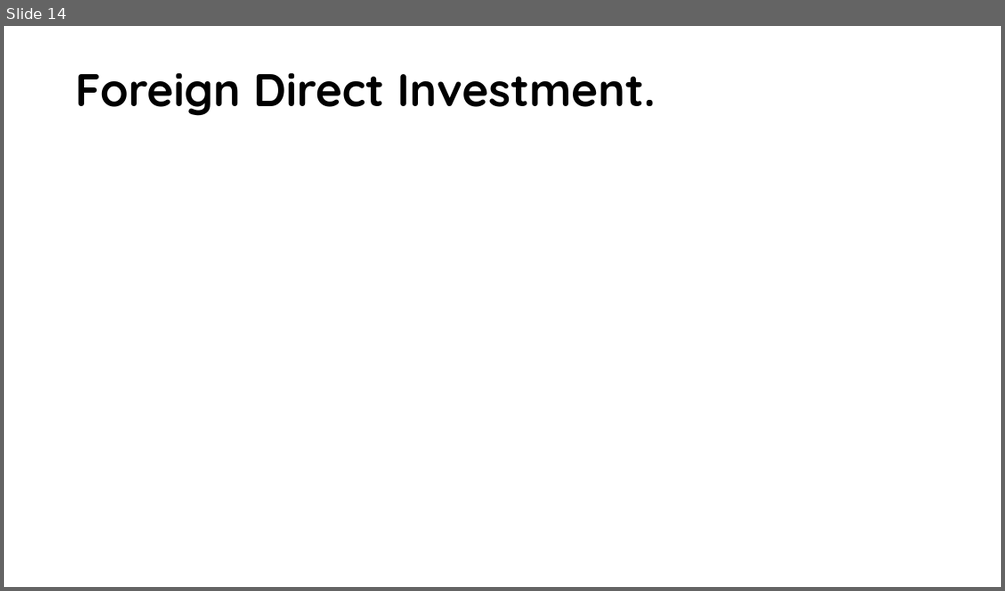
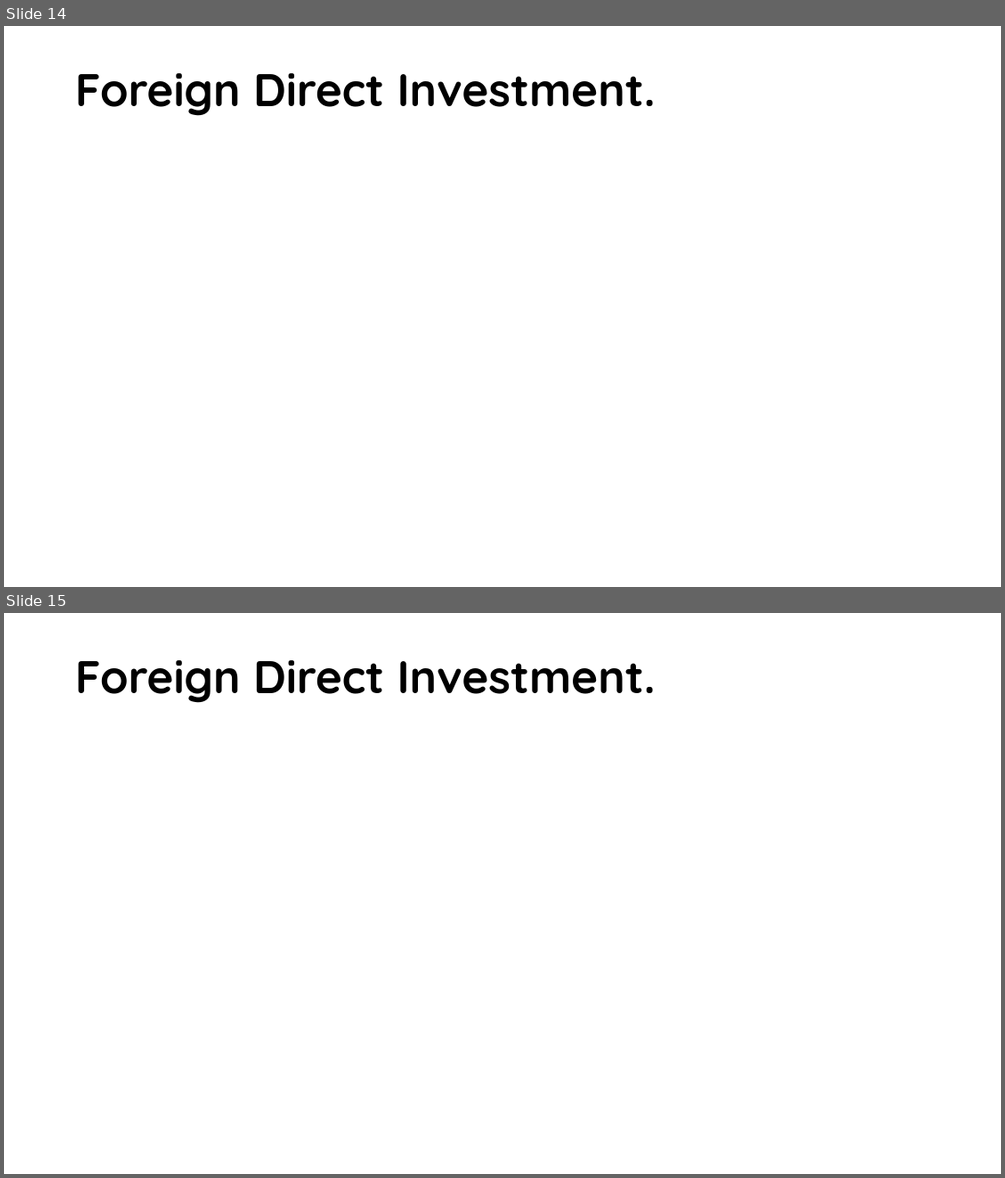
Before and after one commit to jhanandrade/AFD-Project, a slide deck: Documentos/Presentación 3 de Noviembre de 2020.pptx. Shown one above the other, each under a label of ours: slide 14 before the commit, slides 14 and 15 after it. The pictures are 1005x591 and 1005x1178 pixels, drawn with LibreOffice and Linux fonts; fonts in the diff are those of the drawing; grey boxes stand for pictures; background and template pictures are left out. Boxes give left, top, right and bottom in pixels: in the first picture for what was removed or moved away, otherwise in the second. Text is boxed around its words. In the diff, an @@ line names an element or a change of style, - is before the commit and + after.

```diff
--- a/Documentos/Presentación 3 de Noviembre de 2020.pptx
+++ b/Documentos/Presentación 3 de Noviembre de 2020.pptx
@@ slide 15 added at <box>4,613,1001,1174</box>, background #FFFFFF @@
@@ title added at <box>75,660,655,703</box>, 44 pt, text #000000, bold @@
+Foreign Direct Investment.
```
Also in this commit, not shown: 1 slide changed, 2 other slides added, 2 other files.
